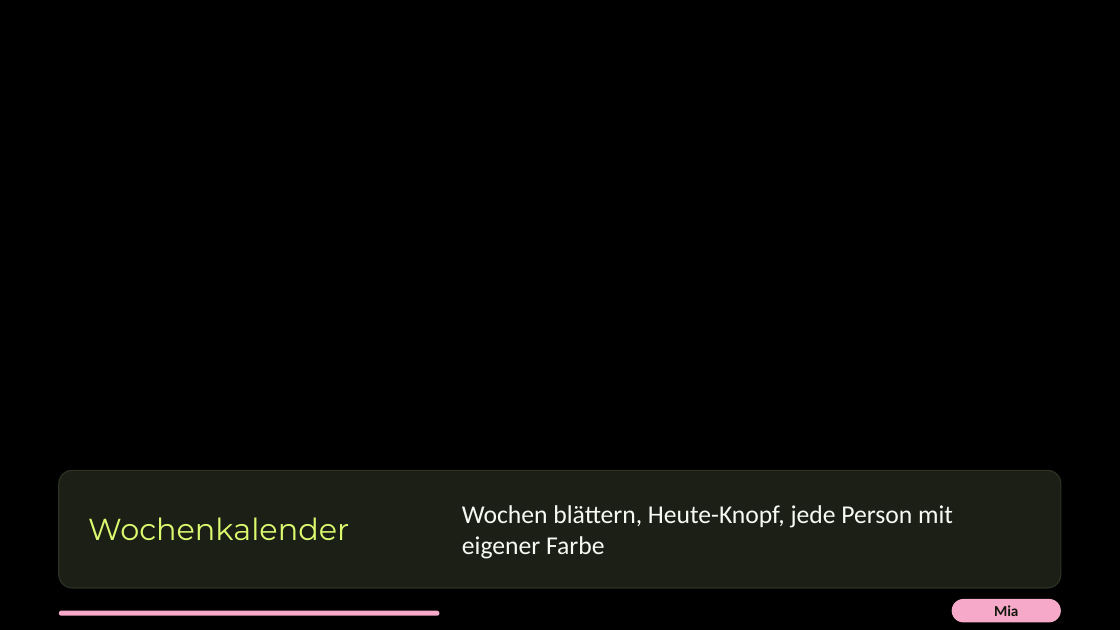
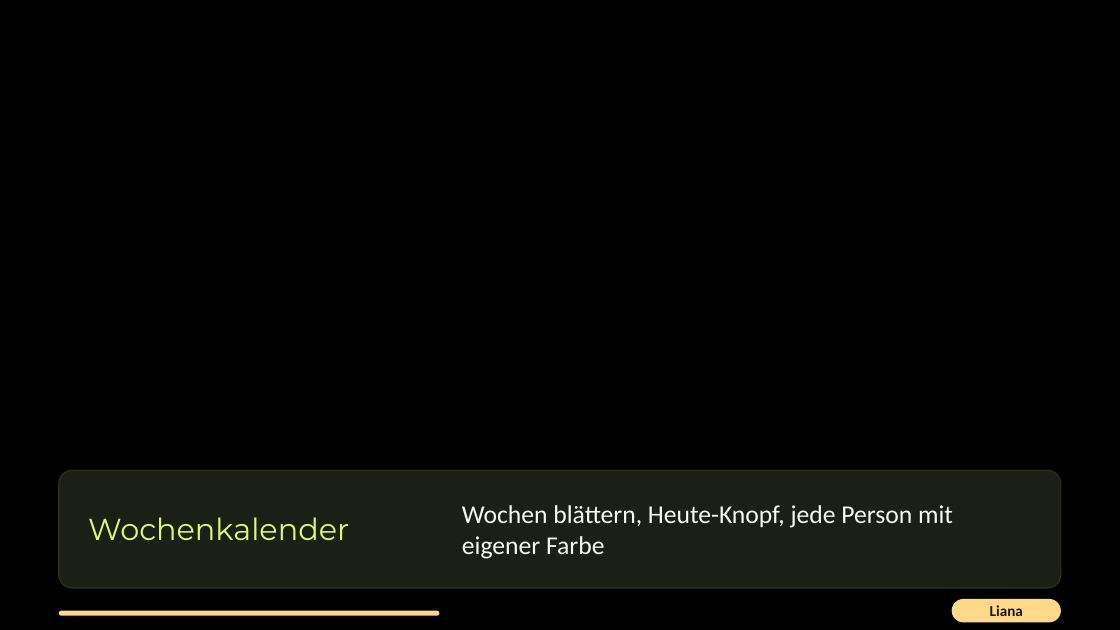
Before and after one commit to alexlearns3/To-Do, a slide deck: slide 11 of Präsi/Präsi ToDOProjekt (neu).pptx. Drawn at 1120x630 pixels with LibreOffice and Linux fonts; fonts in the diff are those of the drawing; background and template pictures are left out. Boxes give left, top, right and bottom in pixels: in the first picture for what was removed or moved away, otherwise in the second. Text is boxed around its words. In the diff, an @@ line names an element or a change of style, - is before the commit and + after.

Commit message:
Alex: docs: Praesentation nach Aufgaben neu eingeteilt
Alex: Einstieg, Team, Git. Mia und Liana: Web-App. Christopher: Datenbank und WPF.

```diff
--- a/Präsi/Präsi ToDOProjekt (neu).pptx
+++ b/Präsi/Präsi ToDOProjekt (neu).pptx
@@ rounded rectangle "Liana" at (952, 599, 1061, 623): fill #F6A9C9 to #FFD98A @@
@@ rounded rectangle at (59, 611, 439, 616): fill #F6A9C9 to #FFD98A @@
@@ text in rounded rectangle at (990, 605, 1023, 616): text changed @@
-Mia
+Liana
```
Also in this commit, not shown: 12 other slides changed.
